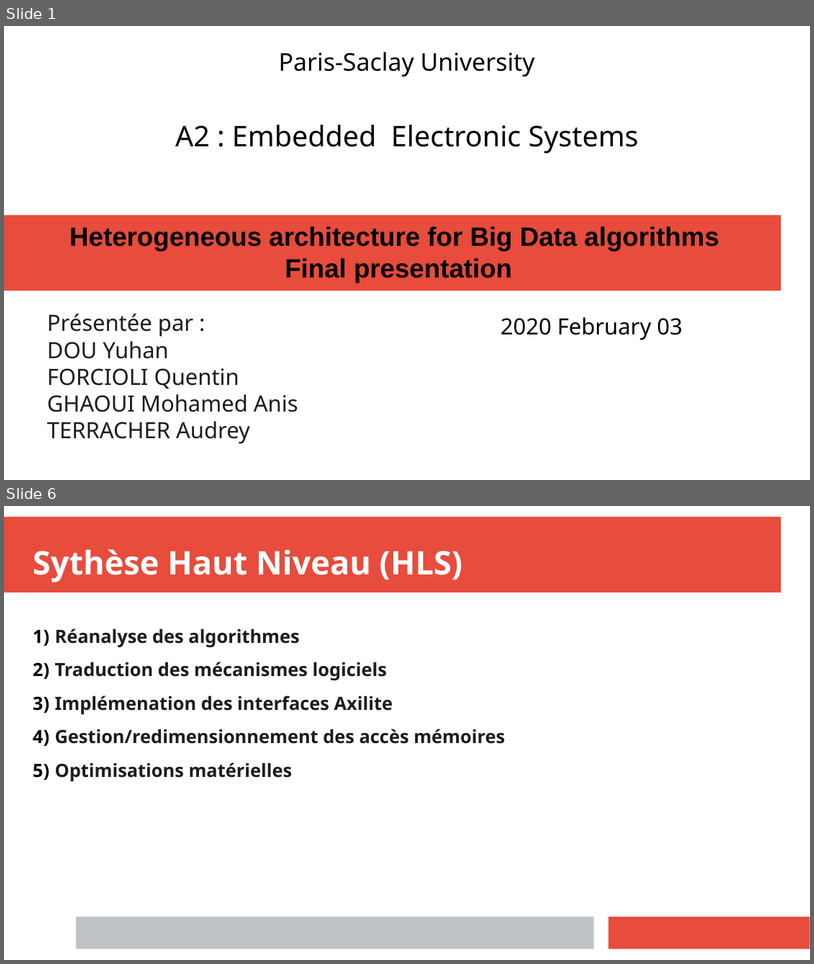
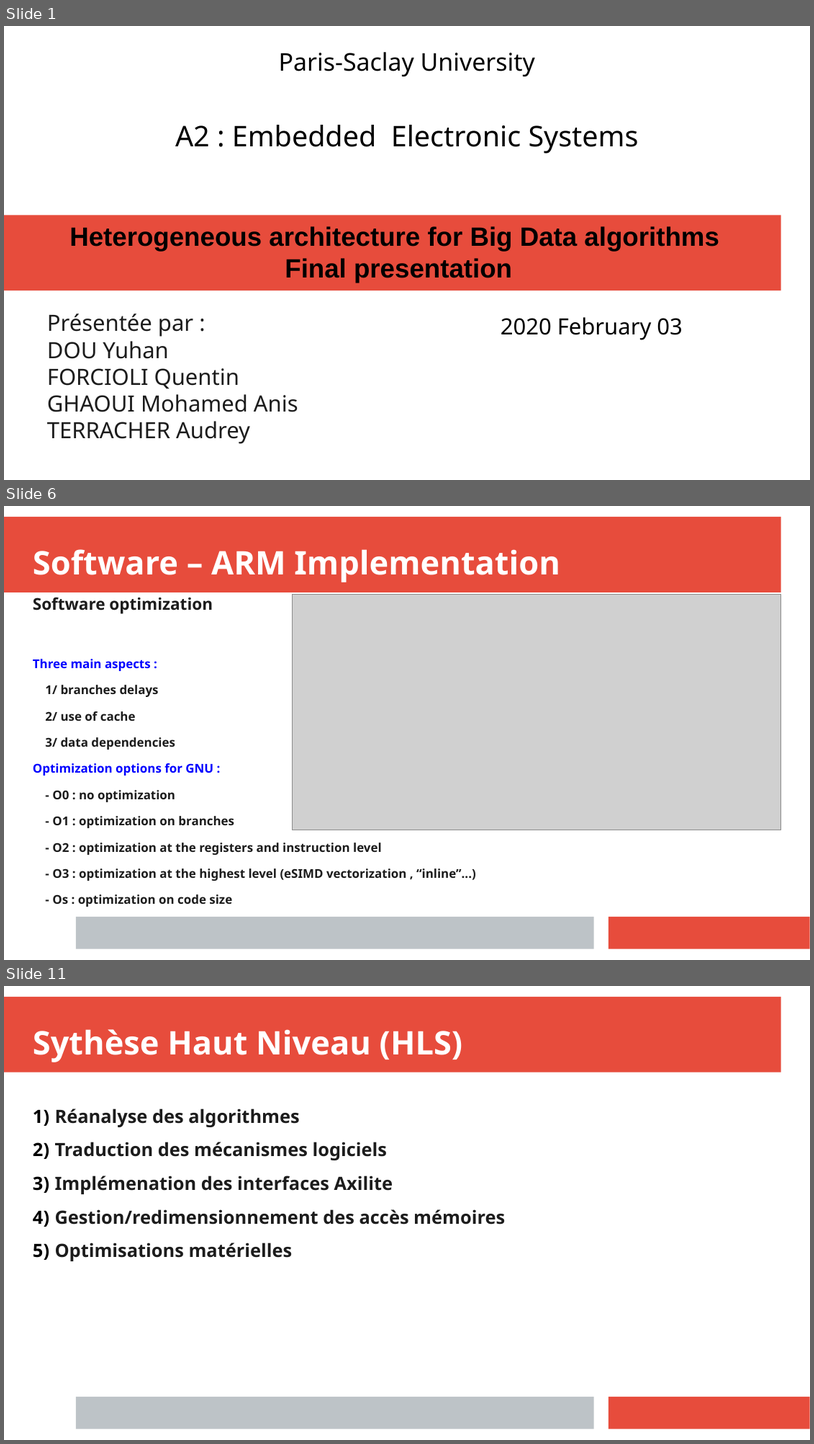
Before and after one commit to anisghaoui/A2, a slide deck: presentation_finale/prensent_A2_ghaoui.pptx. Shown one above the other, each under a label of ours: slides 1 and 6 before the commit, slides 1, 6 and 11 after it; the slides between them are not shown. The pictures are 814x964 and 814x1444 pixels, drawn with LibreOffice and Linux fonts; fonts in the diff are those of the drawing; grey boxes stand for pictures. Boxes give left, top, right and bottom in pixels: in the first picture for what was removed or moved away, otherwise in the second. Text is boxed around its words. In the diff, an @@ line names an element or a change of style, - is before the commit and + after.

```diff
--- a/presentation_finale/prensent_A2_ghaoui.pptx
+++ b/presentation_finale/prensent_A2_ghaoui.pptx
@@ slide 6 added at (4,506,810,960), background #FFFFFF; not listed: 3 template elements that a slide beside it also shows @@
@@ text added at (33,549,561,582), 32 pt, text #FFFFFF, bold @@
+Software – ARM Implementation
@@ text added at (33,597,476,906), 12 pt, text #1C1C1C, bold @@
+Software optimization
+Three main aspects :
+1/ branches delays
+2/ use of cache
+3/ data dependencies
+Optimization options for GNU :
+- O0 : no optimization
+- O1 : optimization on branches
+- O2 : optimization at the registers and instruction level
+- O3 : optimization at the highest level (eSIMD vectorization , “inline”...)
+- Os : optimization on code size
@@ picture added at (292,594,782,829) @@
@@ what was slide 6 is now slide 11 @@
```
Also in this commit, not shown: 1 slide changed, 7 other slides added, 3 slides removed, 14 other files.
